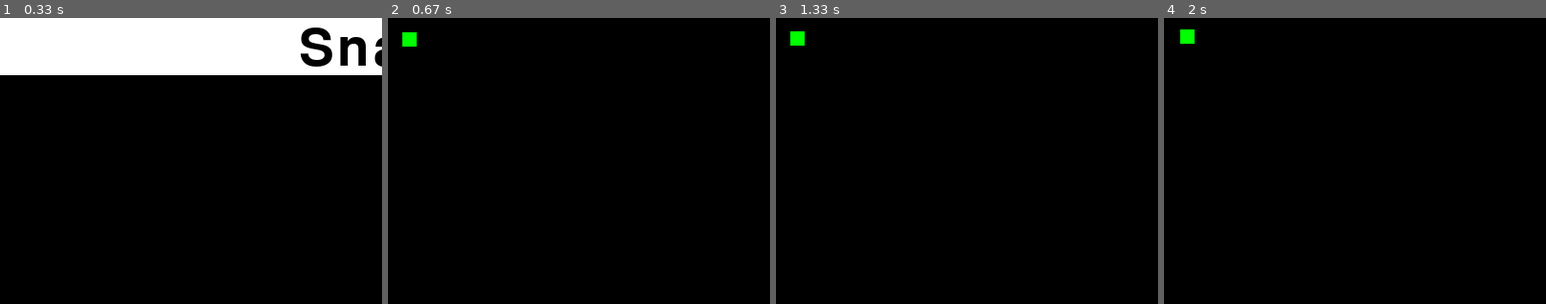
Above: before the commit, frames 1-4 (left to right).
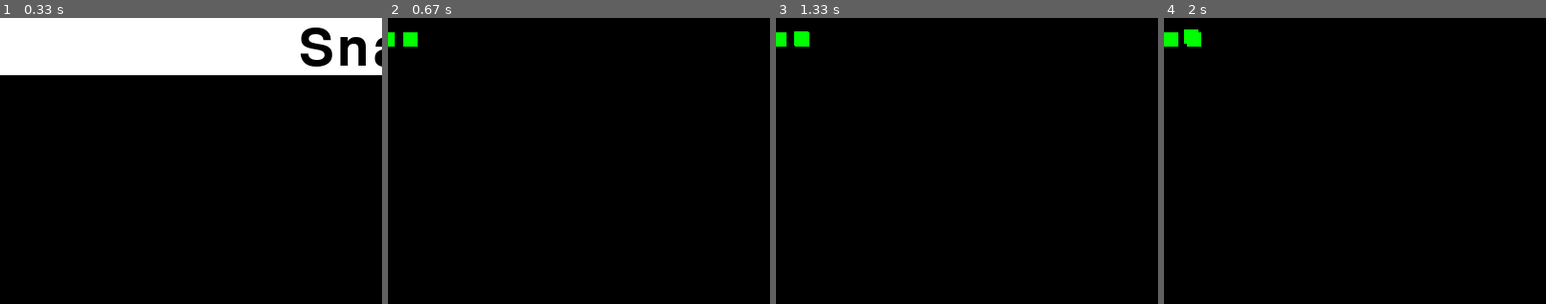
Above: after the commit, the same moments.

Repository: charlesr-245/SnakePygameTest
Game: pygame game, started from Snake/__init__.py
The game is run twice, just before and just after one commit, with the same random seed, the same clock (stepped at 60 frames per second) and the same inputs.
Inputs:
- Up to frame 1 (0.33 s): no input
- Up to frame 2 (0.67 s): click "Play" at 0.38 s
- Up to frame 3 (1.33 s): hold Up from 1.17 s (still down)
- Up to frame 4 (2 s): release Up at 1.63 s; hold Right from 1.67 s (still down)
The pictures show only the part of the screen within x 0-50%, y 0-50%; the shares and areas given below are measured in that part.

Frame 1 is identical in both runs. In frame 2, 0.1% of the frame differs, in the area x 0-8%, y 5-10%; in frame 3, 0.3%; in frame 4, 0.4%, in the area x 0-10%, y 4-10%.

Commit message:
Wokrk on trailing snake body
Using an array to store posisitons of the snake head which the snake body will move to

Diff:
--- a/Snake/EventHandler.py
+++ b/Snake/EventHandler.py
@@ -7,7 +7,7 @@
     """Handles input from user"""
     def __init__(this):
         this.mouseDown = False
-        this.xDirection = 0
+        this.xDirection = 1
         this.yDirection = 0
     def Update(this):
        this.mouseDown = False
--- a/Snake/LevelObjects.py
+++ b/Snake/LevelObjects.py
@@ -50,23 +50,33 @@
         this.pos = (this.size,this.size,this.size,this.size)
         this.parts = parts
         this.screen = screen
-        this.lastDirX = 0
+        this.lastDirX = 1
         this.lastDirY = 0
+        this.dirX = 1
+        this.dirY = 0
         this.speed = 0.1
+        this.posArray = [array('f'), array('f'), array('i'), array('i')]
+        this.posArray[0].append(0)
+        this.posArray[1].append(0)
+        this.posArray[2].append(1)
+        this.posArray[3].append(0)
         this.snakeHead = SnakeHead(this)
         this.snakeBody = [SnakeBody(this.snakeHead, i) for i in range(this.parts)]
-        this.posArray = [array('f'), array('f')]
     def Update(this, dirX, dirY):
-        if (dirX == 0 and this.lastDirX != 0):
-            this.posArray[0].append(this.snakeHead.pos[0])
-            this.posArray[1].append(this.snakeHead.pos[1])
-        elif (dirY == 0 and this.lastDirY != 0):
-            this.posArray[0].append(this.snakeHead.pos[0])
-            this.posArray[1].append(this.snakeHead.pos[1])
+        this.posArray[0].append(this.snakeHead.pos[0])
+        this.posArray[1].append(this.snakeHead.pos[1])
+        this.posArray[2].append(dirX)
+        this.posArray[3].append(dirY)
+
         this.lastDirX = dirX
         this.lastDirY = dirY
+        this.dirX = dirX
+        this.dirY = dirY
+
 
         this.snakeHead.Update(dirX,dirY)
+        for i in range (this.parts):
+            this.snakeBody[i].Update(this)
 
 class SnakeHead(object):
     def __init__(this, snake):
@@ -88,4 +98,17 @@
         this.color = snake.color
         this.size = snake.size
         this.part = i
+        this.screen = snake.screen
         this.pos = (snake.pos[0]-this.part*(this.size+10),snake.pos[1],this.size,this.size)
+        this.dirX = 0
+        this.dirY = 0
+        this.font = pygame.font.Font(None, 20)
+
+    def Update(this, snake):
+        if ((this.pos[0] > snake.posArray[0][0]-1 and this.pos[0] < snake.posArray[0][0] + 1) and (this.pos[1] > snake.posArray[1][0] -1 and this.pos[1] < snake.posArray[1][0]-1)):
+            snake.posArray[0].pop([0])
+            snake.posArray[1].pop([0])
+            snake.posArray[2].pop([0])
+            snake.posArray[3].pop([0])
+        this.pos = (this.pos[0]+(snake.speed*snake.posArray[2][0]),this.pos[1]+(snake.speed*snake.posArray[3][0]),this.size,this.size)
+        pygame.draw.rect(this.screen, this.color, this.pos)
